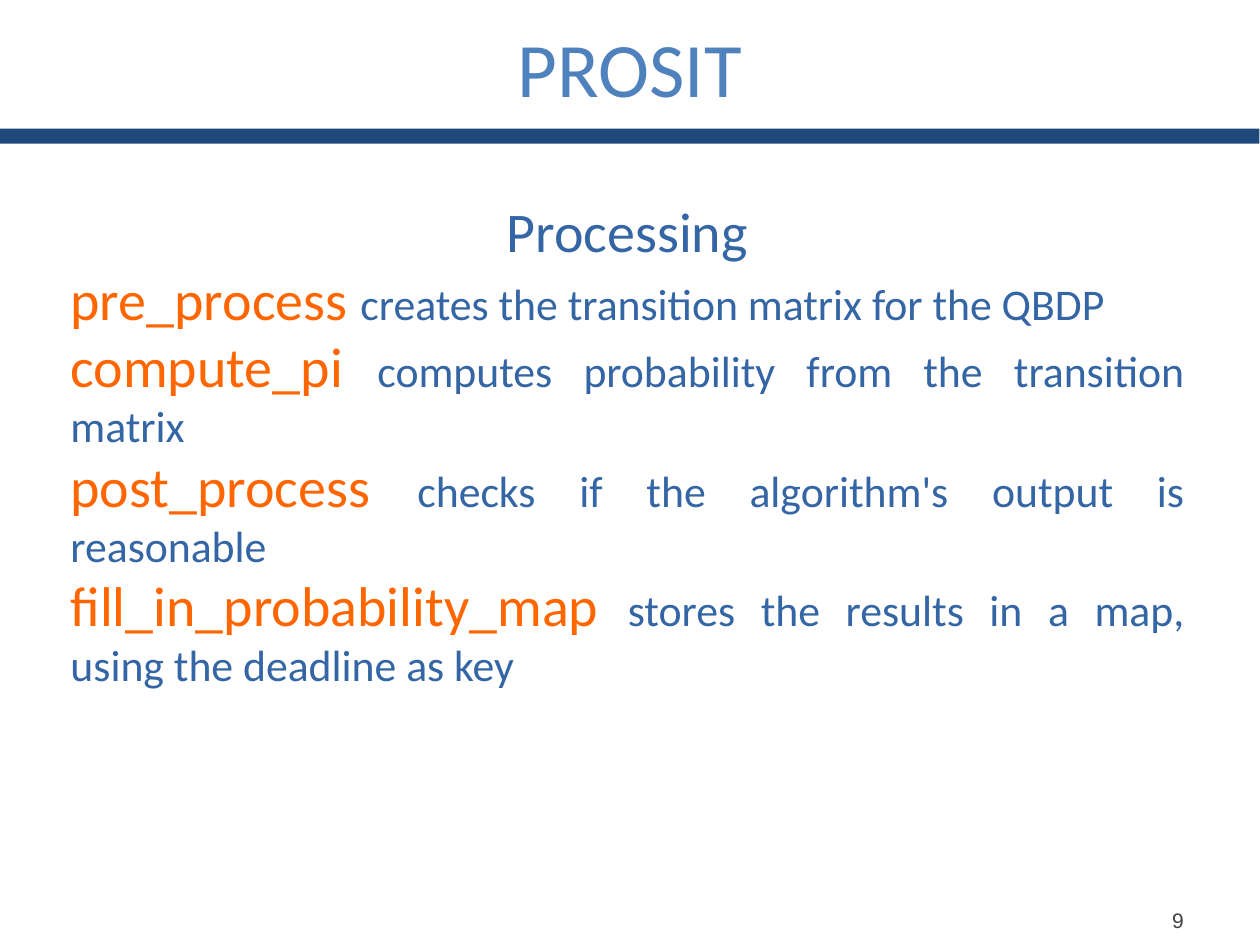
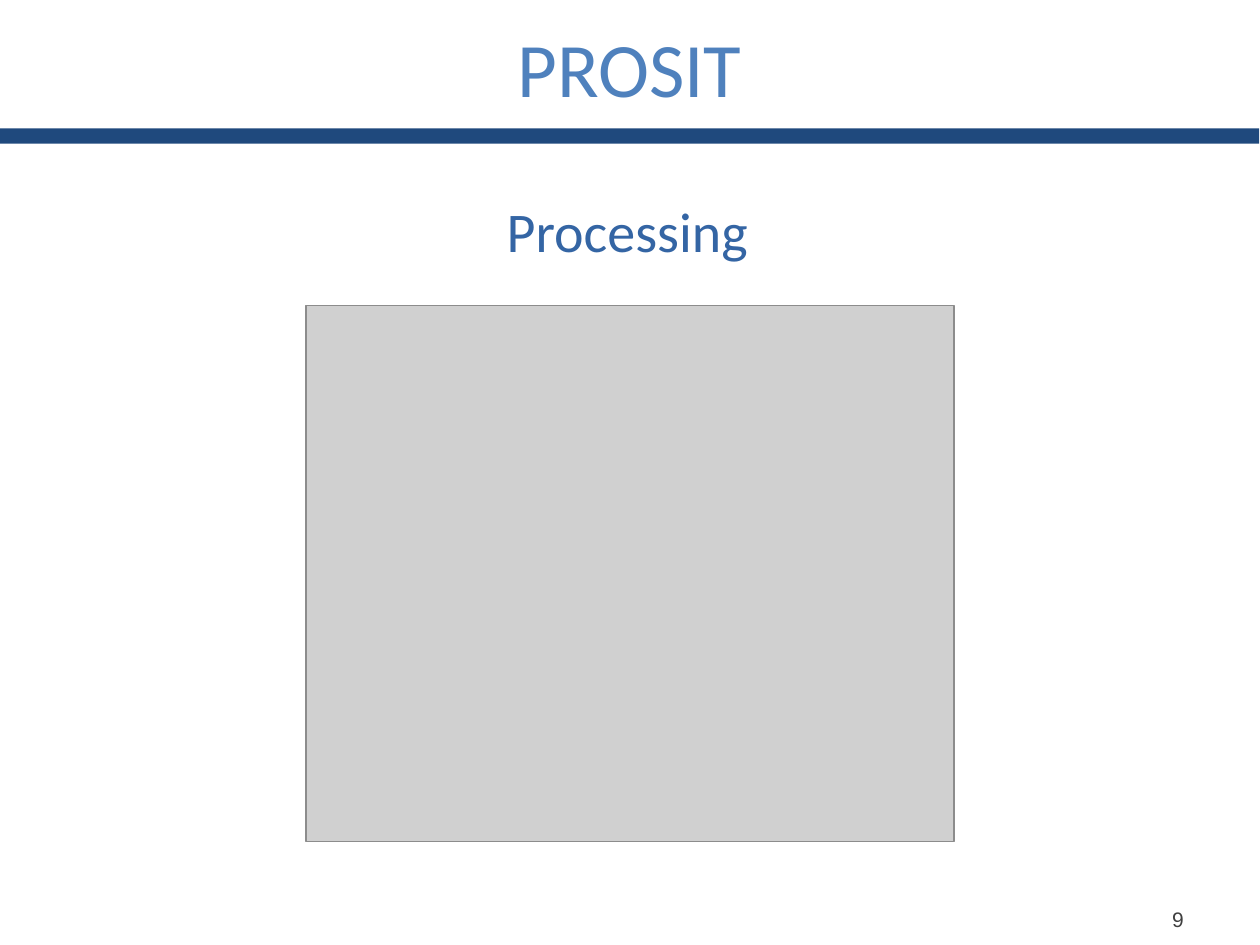
Before and after one commit to GianlucaBortoli/bachelorThesis, a slide deck: slide 10 of slides/slides.pptx. Drawn at 1260x945 pixels with LibreOffice and Linux fonts; fonts in the diff are those of the drawing; grey boxes stand for pictures. Boxes give left, top, right and bottom in pixels: in the first picture for what was removed or moved away, otherwise in the second. Text is boxed around its words. In the diff, an @@ line names an element or a change of style, - is before the commit and + after.

Commit message:
fixed matrix and charts in slides

```diff
--- a/slides/slides.pptx
+++ b/slides/slides.pptx
@@ text removed at <box>70,213,1185,689</box> @@
-Processing
-pre_process creates the transition matrix for the QBDP
-compute_pi computes probability from the transition matrix
-post_process checks if the algorithm's output is reasonable
-fill_in_probability_map stores the results in a map, using the deadline as key
@@ picture added at <box>306,305,955,842</box> @@
```
Also in this commit, not shown: 6 other slides changed, 8 other files.
